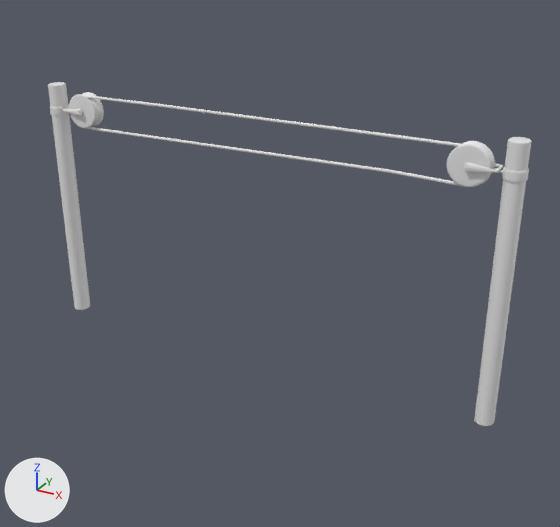
One commit to the OBJ model OpenGL_Framework/Assets/Models/clothesline_unwrapped_final.obj: the scene before it, then after it.
Before and after are seen from a camera (50 mm lens) standing at (3.14, -5.37, 3.63) and looking at (-0.46, 1.18, 0.36). Every picture has the same lights, and +X, +Y and +Z are marked at lower left. Where no turn or scale is listed for an object, it has been applied to the vertices.

Objects in the first picture: 'clothesline_unwrapped_final'.
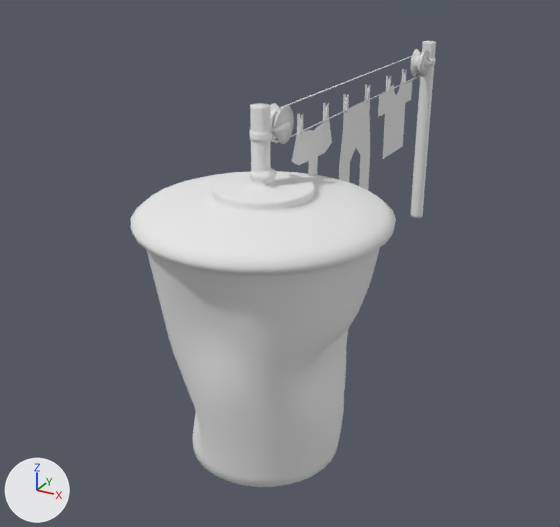
Where the change shows, as pixel boxes [x1, y1, x2, y2] in the pictures (560 x 527 px; the box of a moved part takes in the faces that stretch with it):
```json
{"object": "Cylinder_Cylinder.001", "change": "added", "after": [130, 168, 396, 487]}
{"object": "clothesline_unwrapped_final", "change": "reshaped", "before": [48, 82, 532, 426], "after": [250, 41, 436, 218]}
{"part": 1, "of": "me_clothesline_unwrapped_final", "change": "moved or reshaped", "before": [48, 82, 532, 426], "after": [250, 41, 436, 218]}
```

Scene script edits in JSON lines:
```json
{"op": "add", "block": "mat_none", "code": ["mat_none = principled_material('None')", "mat_none.base_color = (0.8, 0.8, 0.8)  # white #e7e7e7", "mat_none.roughness = 1.0"]}
{"block": "me_clothesline_unwrapped_final", "where": "# used by ob_clothesline_unwrapped_final; location = (0.0, 0.0, 0.0)"}
{"op": "remove", "block": "me_clothesline_unwrapped_final", "code": "me_clothesline_unwrapped_final.from_pydata(...)  # 4732 vertices, 9440 faces; spans x -2.17..2.16, y -0.19..0.02, z 0.01..2.29"}
{"op": "add", "block": "me_clothesline_unwrapped_final", "code": "me_clothesline_unwrapped_final.from_pydata(...)  # 6711 vertices, 13280 faces; spans x -0.11..0.11, y -0.08..4.25, z 0.01..2.29"}
{"block": "me_clothesline_unwrapped_final", "change": "me_clothesline_unwrapped_final part 1: 4732 vertices removed from x -2.17..2.16, y -0.19..0.02, z 0.01..2.29; 6711 vertices added at x -0.11..0.11, y -0.08..4.25, z 0.01..2.29"}
{"block": "me_clothesline_unwrapped_final", "change": "me_clothesline_unwrapped_final part 2: the surface is now shaded smooth"}
{"op": "add", "block": "me_cylinder_cylinder_001", "code": ["me_cylinder_cylinder_001 = bpy.data.meshes.new('Cylinder_Cylinder.001')", "me_cylinder_cylinder_001.from_pydata(...)  # 1134 vertices, 2200 faces; spans x -1.09..1.14, y -1.11..1.12, z -1.01..1.77", "me_cylinder_cylinder_001.materials.append(mat_none)  # white #e7e7e7"]}
{"op": "add", "block": "ob_cylinder_cylinder_001", "code": ["ob_cylinder_cylinder_001 = bpy.data.objects.new('Cylinder_Cylinder.001', me_cylinder_cylinder_001)", "ob_cylinder_cylinder_001.location = (0.0, 0.0, 0.0)"]}
```
